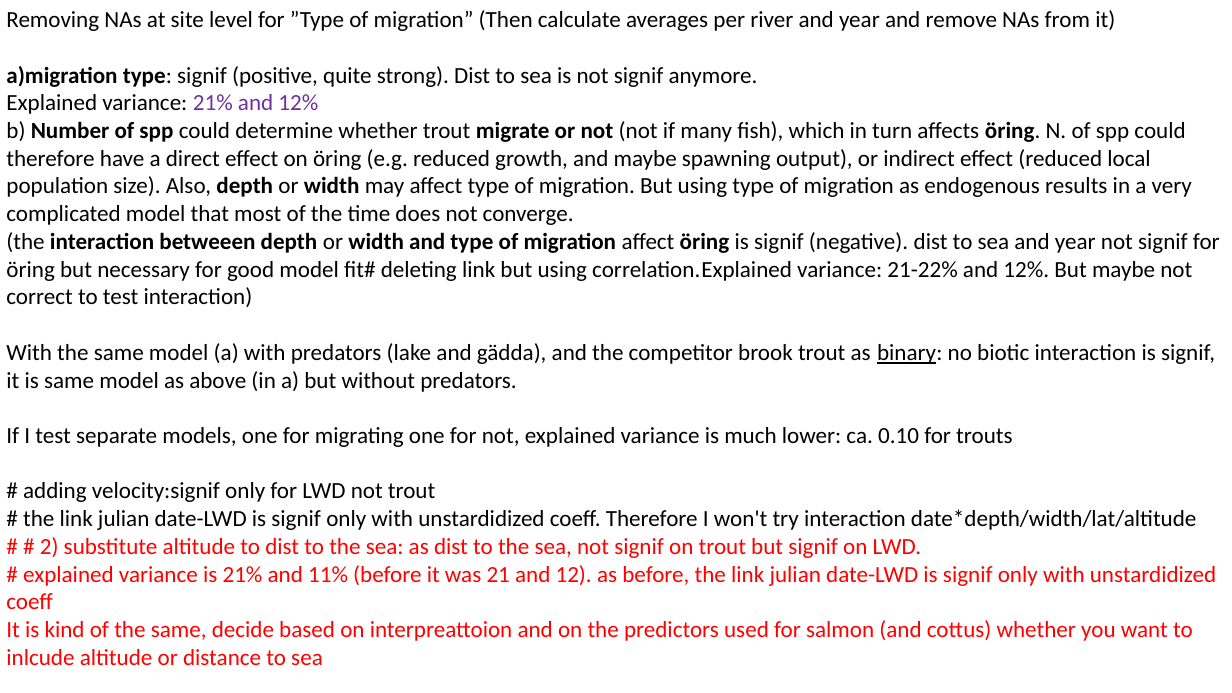
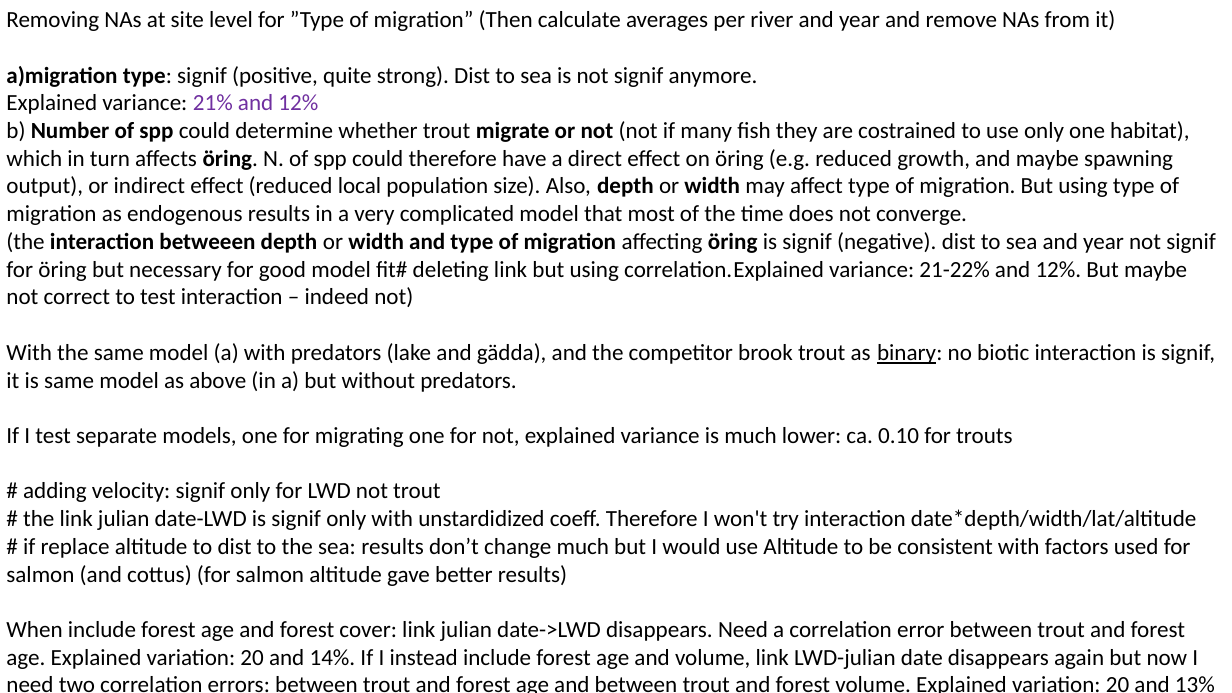
Before and after one commit to SerenaDonadi/Dod-ved, a slide deck: slide 18 of Electrofish data/LWD_analyses.pptx. Drawn at 1232x693 pixels with LibreOffice and Linux fonts; fonts in the diff are those of the drawing. Boxes give left, top, right and bottom in pixels: in the first picture for what was removed or moved away, otherwise in the second. Text is boxed around its words. In the diff, an @@ line names an element or a change of style, - is before the commit and + after.

Commit message:
including forest data

```diff
--- a/Electrofish data/LWD_analyses.pptx
+++ b/Electrofish data/LWD_analyses.pptx
@@ text at (x1=6, y1=121, x2=1216, y2=307): text changed @@
-b) Number of spp could determine whether trout migrate or not (not if many fish), which in turn affects öring. N. of spp could therefore have a direct effect on öring (e.g. reduced growth, and maybe spawning output), or indirect effect (reduced local population size). Also, depth or width may affect type of migration. But using type of migration as endogenous results in a very complicated model that most of the time does not converge.
-(the interaction betweeen depth or width and type of migration affect öring is signif (negative). dist to sea and year not signif for öring but necessary for good model fit# deleting link but using correlation.Explained variance: 21-22% and 12%. But maybe not correct to test interaction)
+b) Number of spp could determine whether trout migrate or not (not if many fish they are costrained to use only one habitat), which in turn affects öring. N. of spp could therefore have a direct effect on öring (e.g. reduced growth, and maybe spawning output), or indirect effect (reduced local population size). Also, depth or width may affect type of migration. But using type of migration as endogenous results in a very complicated model that most of the time does not converge.
+(the interaction betweeen depth or width and type of migration affecting öring is signif (negative). dist to sea and year not signif for öring but necessary for good model fit# deleting link but using correlation.Explained variance: 21-22% and 12%. But maybe not correct to test interaction – indeed not)
@@ text at (x1=23, y1=482, x2=440, y2=502): spaces changed @@
-# adding velocity:signif only for LWD not trout
+# adding velocity: signif only for LWD not trout
@@ text at (x1=6, y1=538, x2=1215, y2=693): text changed; text colour #FF0000 to #000000 @@
-# # 2) substitute altitude to dist to the sea: as dist to the sea, not signif on trout but signif on LWD.
-# explained variance is 21% and 11% (before it was 21 and 12). as before, the link julian date-LWD is signif only with unstardidized coeff
-It is kind of the same, decide based on interpreattoion and on the predictors used for salmon (and cottus) whether you want to inlcude altitude or distance to sea
+# if replace altitude to dist to the sea: results don’t change much but I would use Altitude to be consistent with factors used for salmon (and cottus) (for salmon altitude gave better results)
+When include forest age and forest cover: link julian date->LWD disappears. Need a correlation error between trout and forest age. Explained variation: 20 and 14%. If I instead include forest age and volume, link LWD-julian date disappears again but now I need two correlation errors: between trout and forest age and between trout and forest volume. Explained variation: 20 and 13%
```
Also in this commit, not shown: 7 other slides changed, 1 slide added, 1 slide removed, 2 other files.
